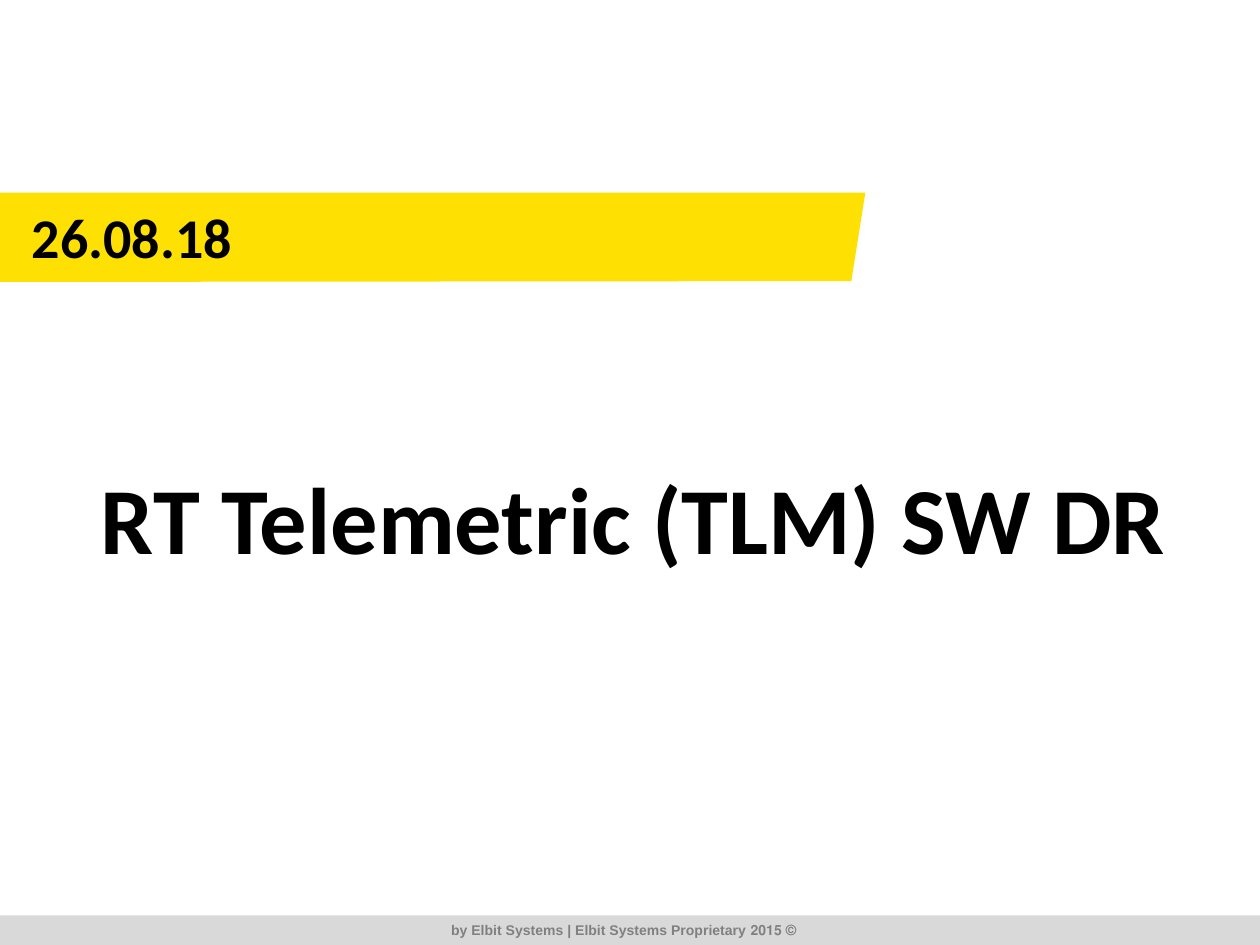
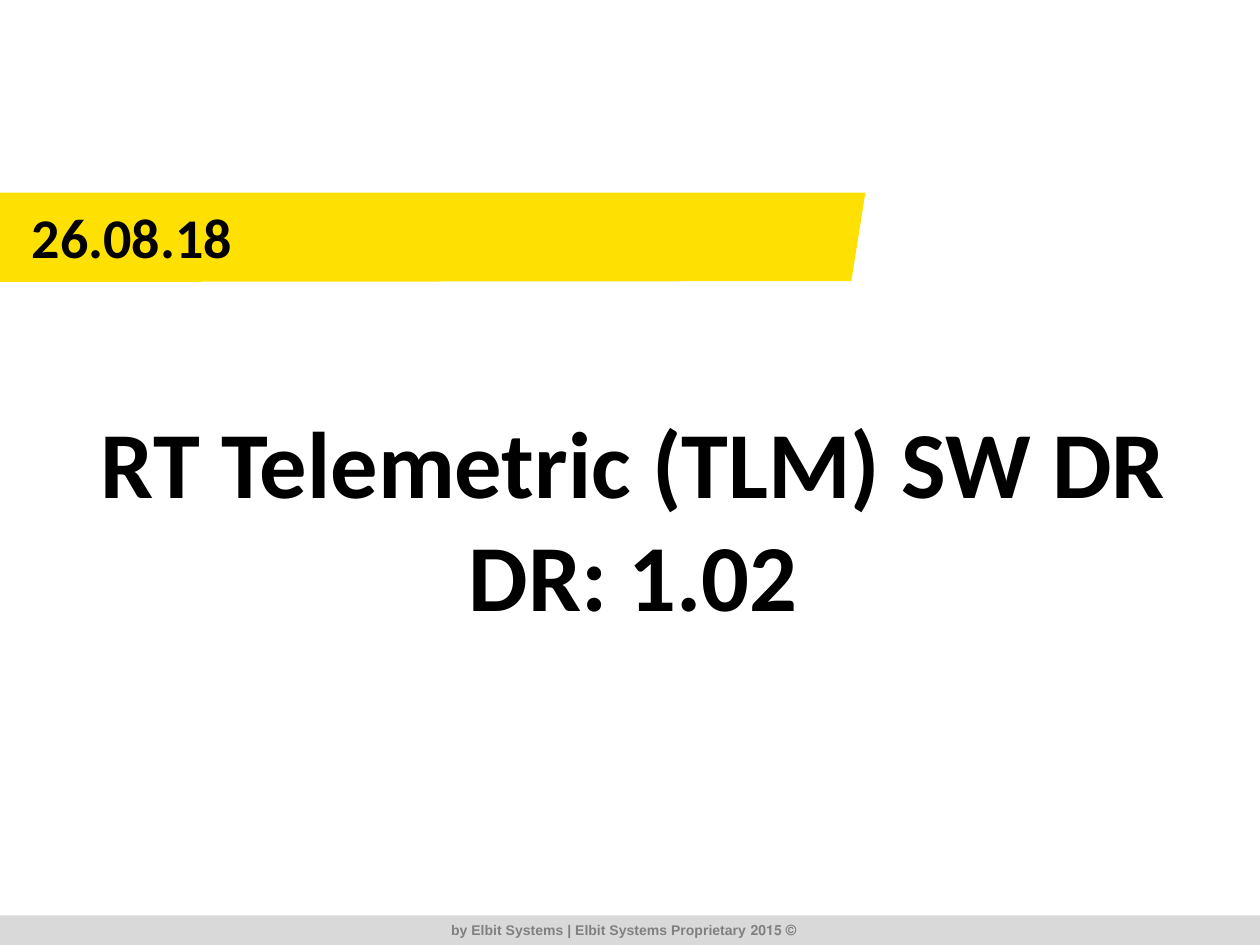
Before and after one commit to RoeeZinoueCommIT/Elbit_Telemetric, a slide deck: slide 1 of DR/Ver_1_002/ALPstar_TLM_DR_1_002.pptx. Drawn at 1260x945 pixels with LibreOffice and Linux fonts; fonts in the diff are those of the drawing; background and template pictures are left out. Boxes give left, top, right and bottom in pixels: in the first picture for what was removed or moved away, otherwise in the second. Text is boxed around its words. In the diff, an @@ line names an element or a change of style, - is before the commit and + after.

```diff
--- a/DR/Ver_1_002/ALPstar_TLM_DR_1_002.pptx
+++ b/DR/Ver_1_002/ALPstar_TLM_DR_1_002.pptx
@@ title at bbox=[101, 428, 1165, 612]: text changed @@
-RT Telemetric (TLM) SW DR
+RT Telemetric (TLM) SW DR
+DR: 1.02
```
Also in this commit, not shown: 3 other slides changed, 5 slides added, 2 slides removed, 43 other files.
